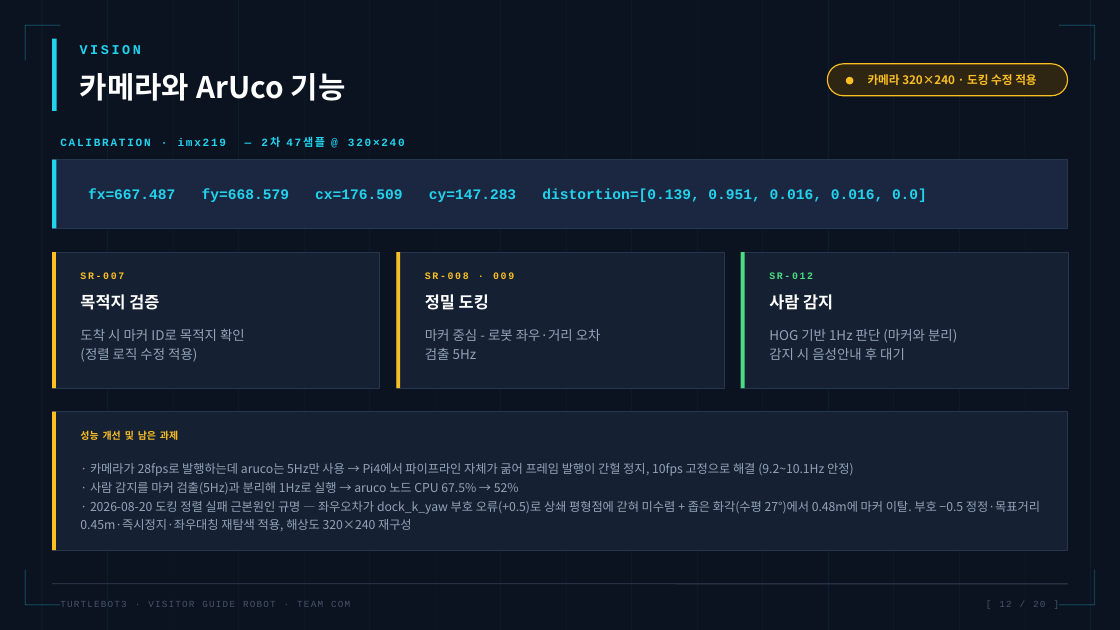
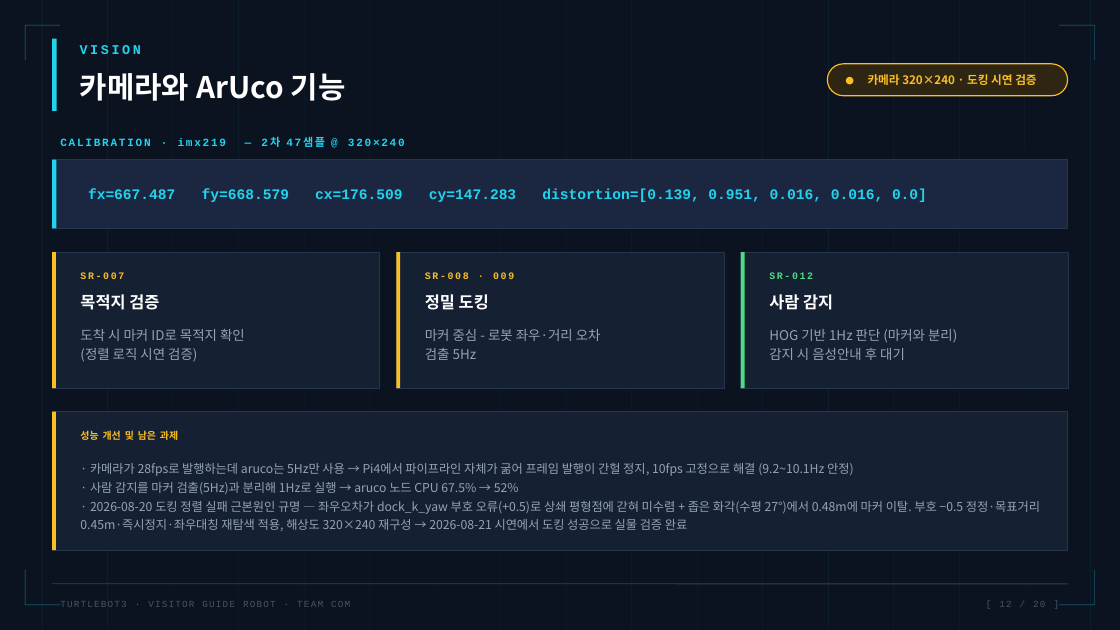
Before and after one commit to JJUNI-01-KOR/Turtlebot3-Guide-Robot, a slide deck: slide 12 of docs/presentation/COM_TurtleBot3_발표자료.pptx. Drawn at 1120x630 pixels with LibreOffice and Linux fonts; fonts in the diff are those of the drawing. Boxes give left, top, right and bottom in pixels: in the first picture for what was removed or moved away, otherwise in the second. Text is boxed around its words. In the diff, an @@ line names an element or a change of style, - is before the commit and + after.

Commit message:
docs: 8/21 졸업 시연 성공 반영 — 자율주행+정밀도킹+안전기능 검증 완료
- README 최종본 재정리(사용자 관점): 시연 결과·주요 기능·화면/실물 사진 8장 추가, 도킹 미검증 서술 제거
- 정식 문서 7종 개정(URS3.0/SRS3.0/SAD3.0/SDD3.2/DDS3.2/HMI2.8/ICD2.9): 시연 검증 완료 개정이력 추가
- 발표 PPT: 도킹/시험결과/향후를 재검증 예정→시연 검증 완료로 갱신, 기준일 8/21
- image/*.JPG EXIF 방향 baked-in(정방향 표시)

```diff
--- a/docs/presentation/COM_TurtleBot3_발표자료.pptx
+++ b/docs/presentation/COM_TurtleBot3_발표자료.pptx
@@ text at [868, 74, 1036, 85]: text changed @@
-카메라 320×240 · 도킹 수정 적용
+카메라 320×240 · 도킹 시연 검증
@@ text at [80, 348, 197, 362]: text changed @@
-(정렬 로직 수정 적용)
+(정렬 로직 시연 검증)
@@ text at [80, 501, 1040, 531]: text changed @@
-· 2026-08-20 도킹 정렬 실패 근본원인 규명 — 좌우오차가 dock_k_yaw 부호 오류(+0.5)로 상쇄 평형점에 갇혀 미수렴 + 좁은 화각(수평 27°)에서 0.48m에 마커 이탈. 부호 −0.5 정정·목표거리 0.45m·즉시정지·좌우대칭 재탐색 적용, 해상도 320×240 재구성
+· 2026-08-20 도킹 정렬 실패 근본원인 규명 — 좌우오차가 dock_k_yaw 부호 오류(+0.5)로 상쇄 평형점에 갇혀 미수렴 + 좁은 화각(수평 27°)에서 0.48m에 마커 이탈. 부호 −0.5 정정·목표거리 0.45m·즉시정지·좌우대칭 재탐색 적용, 해상도 320×240 재구성 → 2026-08-21 시연에서 도킹 성공으로 실물 검증 완료
```
Also in this commit, not shown: 6 other slides changed, 14 other files.
